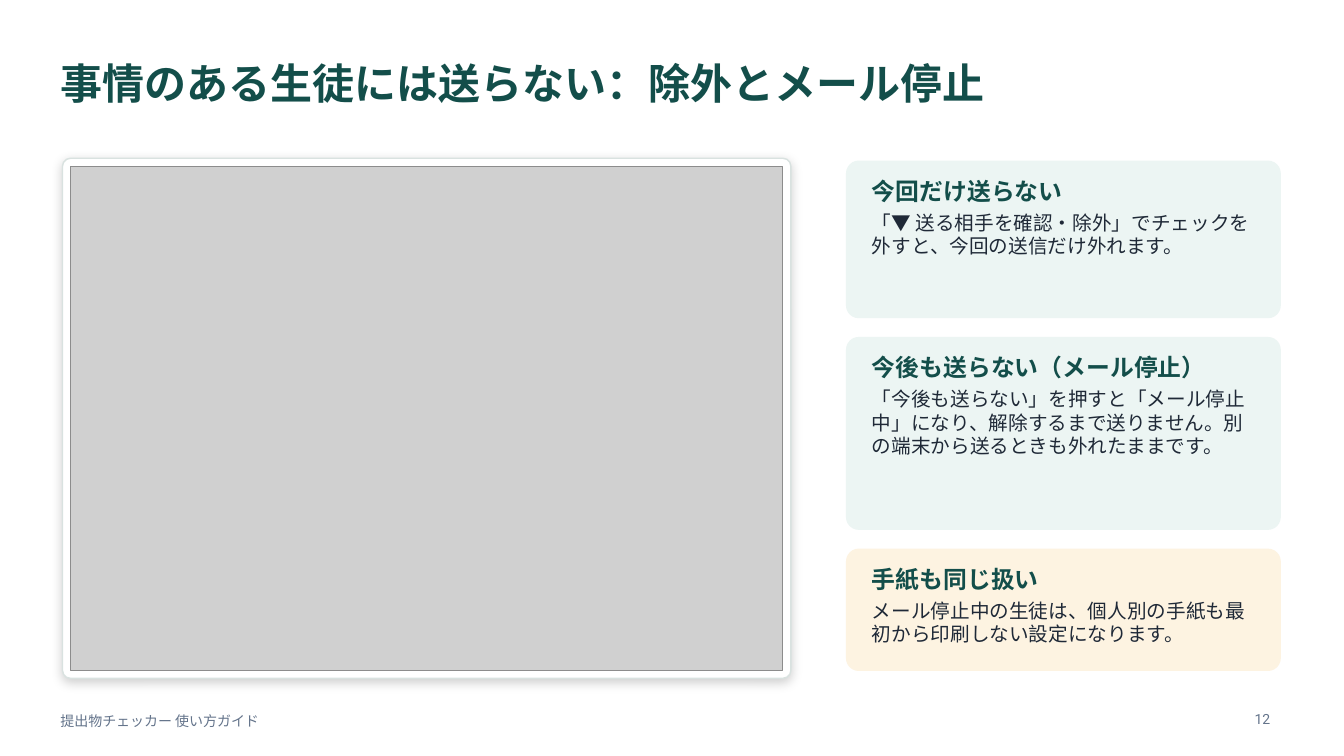
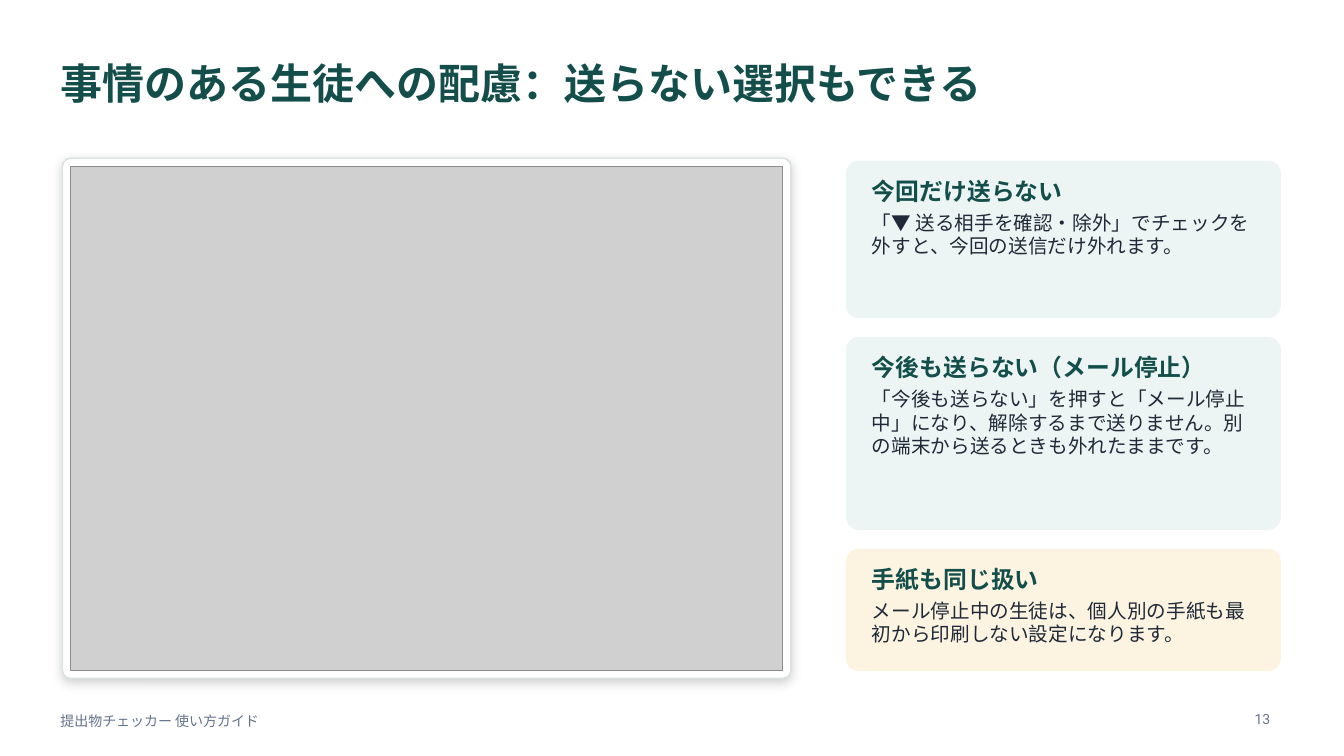
Before and after one commit to daharakazu-glitch/homework-checker, a slide deck: slide 13 of docs/提出物チェッカー_使い方ガイド.pptx (slide 12 before the commit). Drawn at 1344x756 pixels with LibreOffice and Linux fonts; fonts in the diff are those of the drawing; grey boxes stand for pictures. Boxes give left, top, right and bottom in pixels: in the first picture for what was removed or moved away, otherwise in the second. Text is boxed around its words. In the diff, an @@ line names an element or a change of style, - is before the commit and + after.

```diff
--- a/docs/提出物チェッカー_使い方ガイド.pptx
+++ b/docs/提出物チェッカー_使い方ガイド.pptx
@@ title at (60, 63, 981, 103): text changed @@
-事情のある生徒には送らない：除外とメール停止
+事情のある生徒への配慮：送らない選択もできる
@@ page number at (1255, 714, 1271, 724): text changed @@
-12
+13
```
Also in this commit, not shown: 7 other slides changed, 3 slides added, 2 slides removed, 3 other files.
